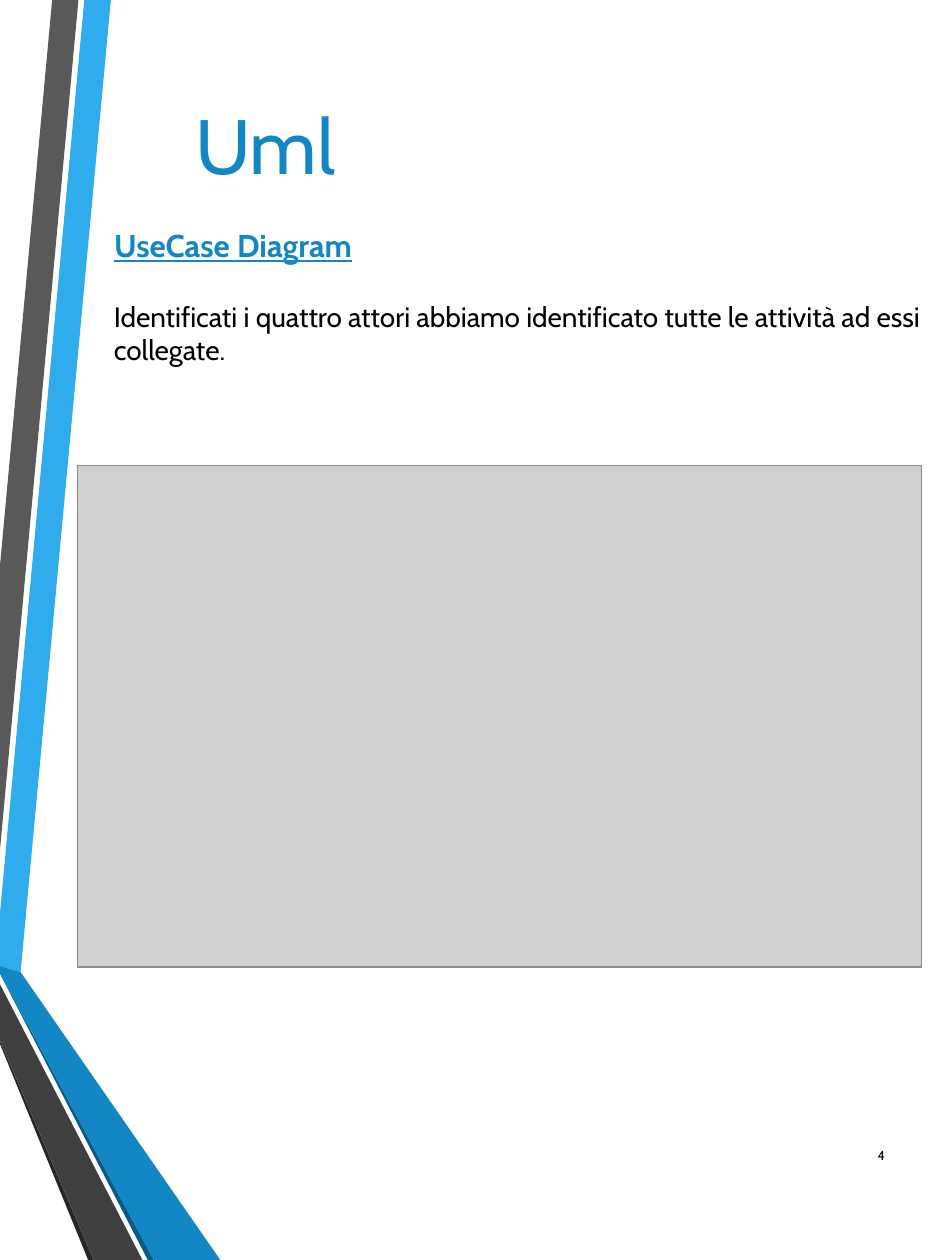
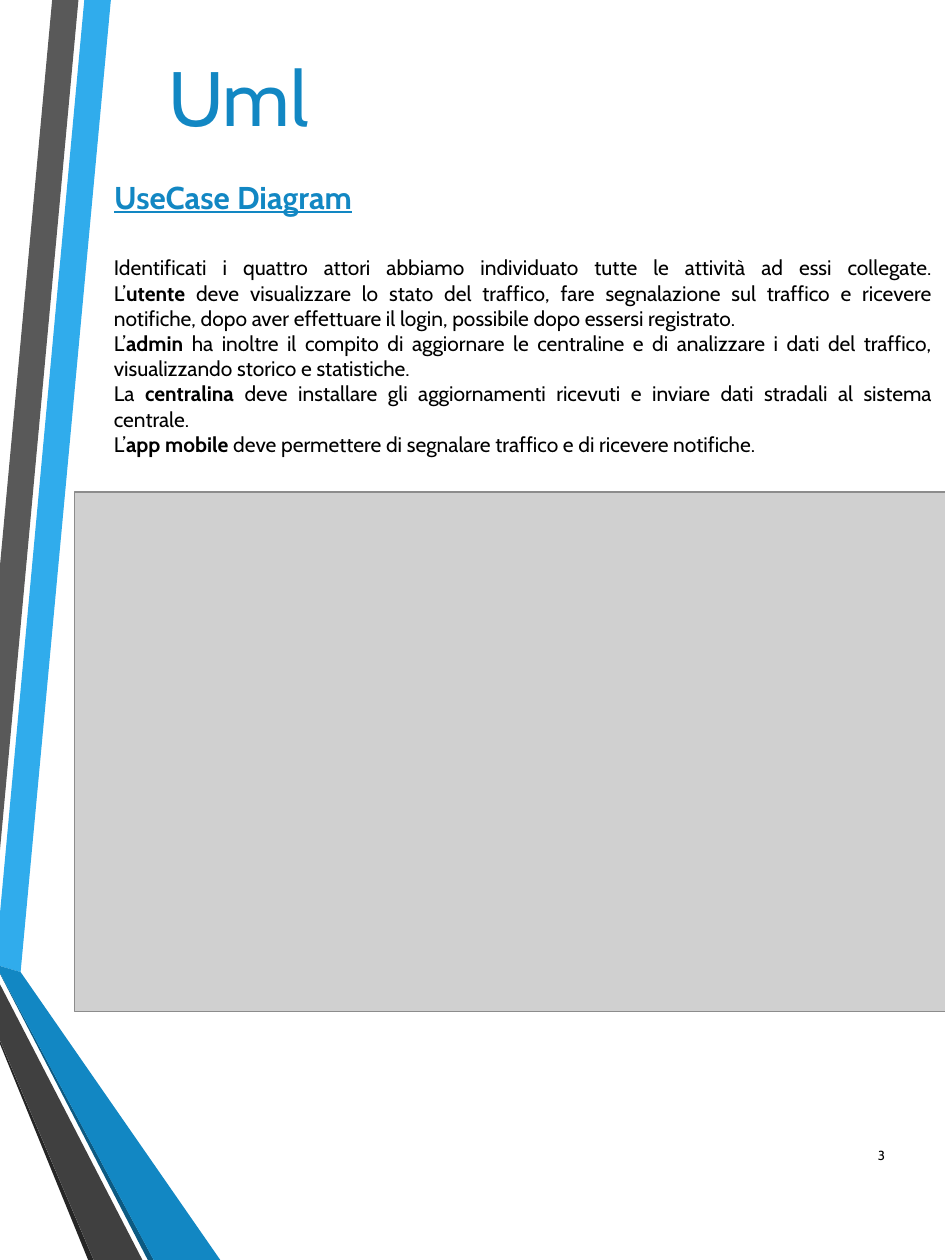
Before and after one commit to federicomegler/traffic-monitor, a slide deck: slide 3 of Design/Traffic_monitor.pptx (slide 4 before the commit). Drawn at 945x1260 pixels with LibreOffice and Linux fonts; fonts in the diff are those of the drawing; grey boxes stand for pictures. Boxes give left, top, right and bottom in pixels: in the first picture for what was removed or moved away, otherwise in the second. Text is boxed around its words. In the diff, an @@ line names an element or a change of style, - is before the commit and + after.

```diff
--- a/Design/Traffic_monitor.pptx
+++ b/Design/Traffic_monitor.pptx
@@ title "Uml": place and size @@
-title "Uml" at (195, 116, 335, 175)
+title "Uml" at (168, 68, 308, 127)
@@ text "UseCase Diagram": place and size @@
-text "UseCase Diagram" at (114, 234, 352, 264)
+text "UseCase Diagram" at (114, 186, 352, 216)
@@ text at (114, 259, 932, 457): text changed; size 16 to 12 pt @@
-Identificati i quattro attori abbiamo identificato tutte le attività ad essi collegate.
+Identificati i quattro attori abbiamo individuato tutte le attività ad essi collegate.
+L’utente deve visualizzare lo stato del traffico, fare segnalazione sul traffico e ricevere notifiche, dopo aver effettuare il login, possibile dopo essersi registrato.
+L’admin ha inoltre il compito di aggiornare le centraline e di analizzare i dati del traffico, visualizzando storico e statistiche.
+La centralina deve installare gli aggiornamenti ricevuti e inviare dati stradali al sistema centrale.
+L’app mobile deve permettere di segnalare traffico e di ricevere notifiche.
@@ picture: place and size @@
-picture at (78, 465, 921, 966)
+picture at (74, 493, 945, 1012)
@@ page number at (878, 1150, 885, 1160): text changed @@
-4
+3
```
Also in this commit, not shown: 9 other slides changed, 1 slide removed.
